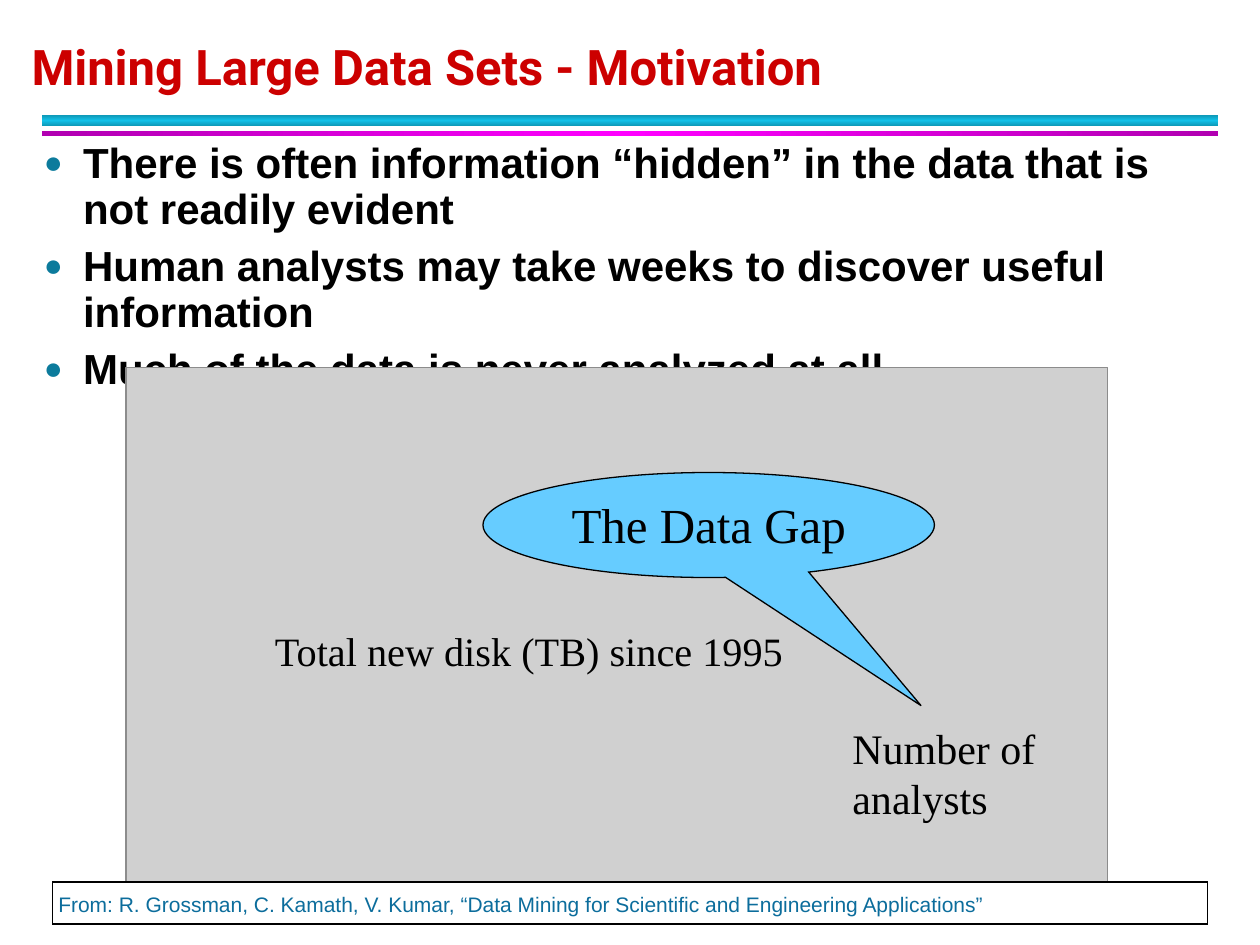
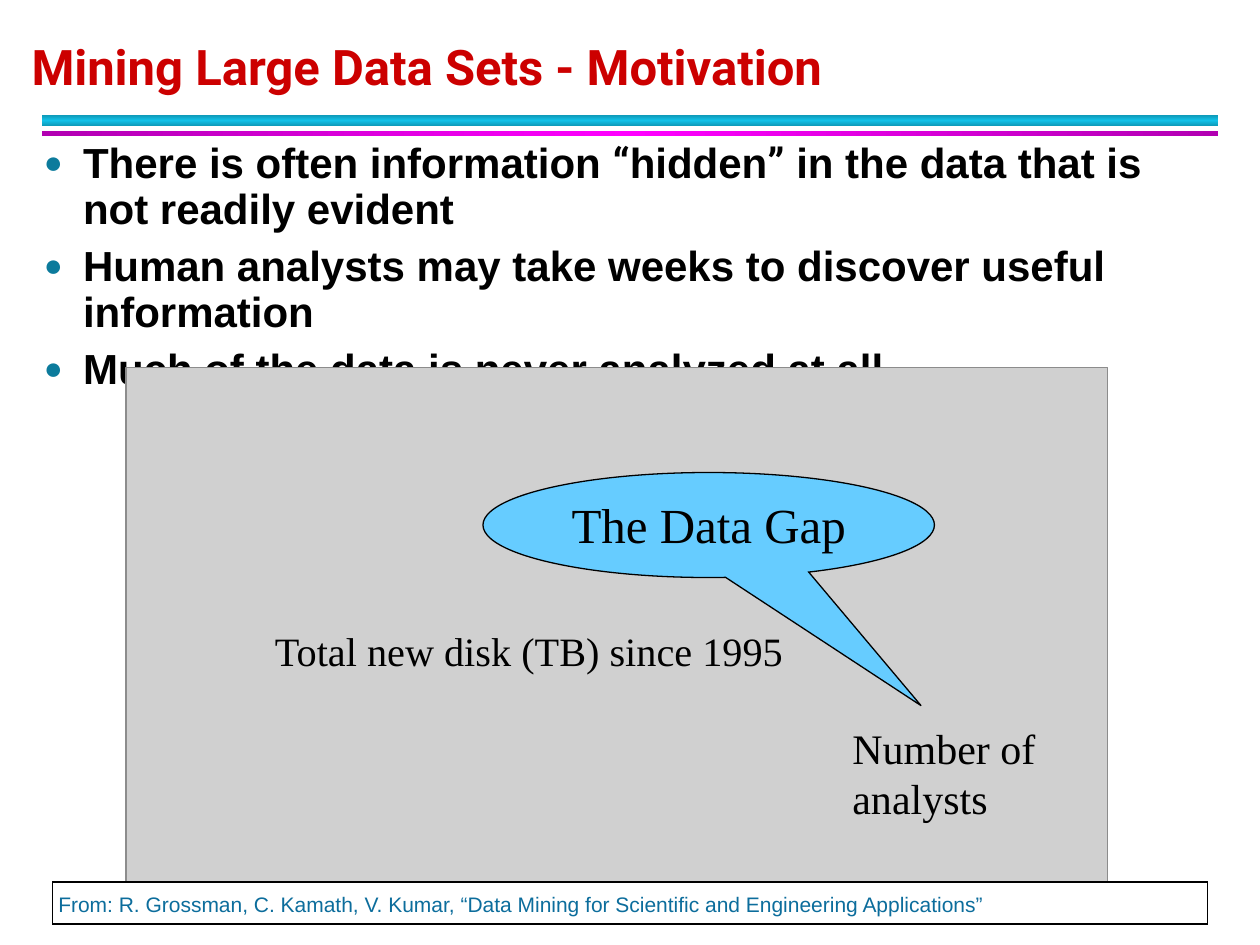
Before and after one commit to CMPT300/CMPT300.github.io, a slide deck: slide 4 of handouts/introduction/chap1_intro.ppt. Drawn at 1260x945 pixels with LibreOffice and Linux fonts; fonts in the diff are those of the drawing; grey boxes stand for pictures. Boxes give left, top, right and bottom in pixels: in the first picture for what was removed or moved away, otherwise in the second. Text is boxed around its words. In the diff, an @@ line names an element or a change of style, - is before the commit and + after.

Commit message:
modified ppt

```diff
--- a/handouts/introduction/chap1_intro.ppt
+++ b/handouts/introduction/chap1_intro.ppt
@@ text at <box>83,146,1141,232</box>: font Arial to Roboto in "“hidden”" @@
```
Also in this commit, not shown: 29 other slides changed, 6 slides added, 1 slide removed.
